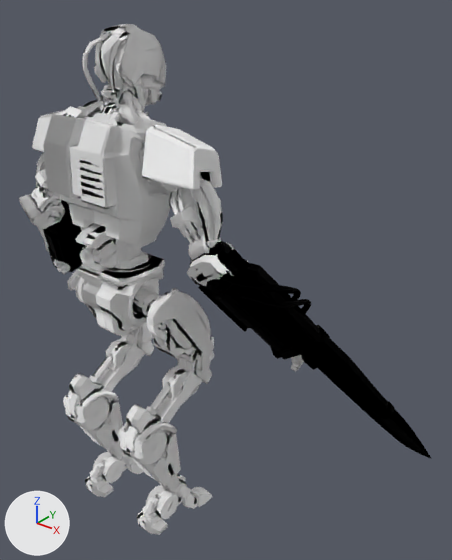
The glTF model models/brawler.glb, before and after one commit.
Both versions are drawn from a camera (50 mm lens) standing at (1.43, -1.53, 1.23) and looking at (-0.08, 0.37, 0.05). Every picture has the same lights, and +X, +Y and +Z are marked at lower left. The picture after the commit comes second. Where no turn or scale is listed for an object, it has been applied to the vertices. Vertices at exactly the same position are counted once.

Before the edit, the objects in view are built like this:
```python
ob_arm_left = bpy.data.objects.new('arm_left', me_arm_left)
ob_arm_left.location = (0.0, 0.0, 0.0)
ob_arm_right = bpy.data.objects.new('arm_right', me_arm_right)
ob_arm_right.location = (0.0, 0.0, 0.0)
ob_blade_left = bpy.data.objects.new('blade_left', me_blade_left)
ob_blade_left.location = (-1.084, 0.362, -0.155)
ob_collar_right = bpy.data.objects.new('collar_right', me_collar_right)
ob_collar_right.location = (0.0, 0.0, 0.0)
ob_head = bpy.data.objects.new('head', me_head)
ob_head.location = (0.0, 0.0, 0.0)
ob_head_destroyed = bpy.data.objects.new('head_destroyed', me_head_destroyed)
ob_head_destroyed.location = (0.0, 0.0, 0.0)
ob_leg_left = bpy.data.objects.new('leg_left', me_leg_left)
ob_leg_left.location = (0.0, 0.0, 0.0)
ob_leg_right = bpy.data.objects.new('leg_right', me_leg_right)
ob_leg_right.location = (0.0, 0.0, 0.0)
ob_torso = bpy.data.objects.new('torso', me_torso)
ob_torso.location = (0.0, 0.0, 0.0)
# also in view: 'blade_right' at (0.48, 0.19, -0.04)
```
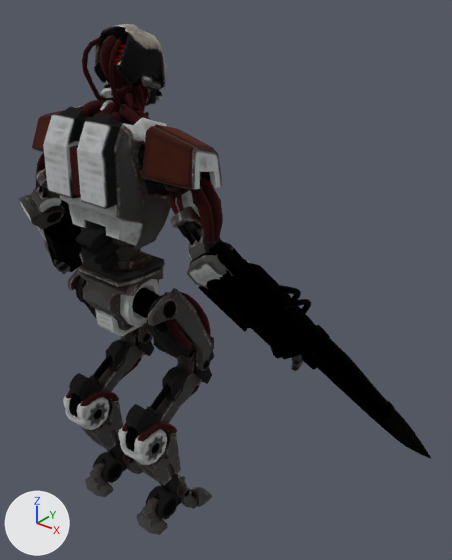
What changed in the scene script:
```text
Add img_materials_m_conscript:
    img_materials_m_conscript = load_image('materials/m_conscript', '_unpacked/materials_m_conscript', 2048, 2048, 'sRGB')
Change mat_m_conscript_materials_m_conscript:
    where n0 = _N.new('ShaderNodeBsdfPrincipled'); n0.name = 'Principled BSDF'
    remove n0.inputs[0].default_value = (1.0, 1.0, 1.0, 1.0)  # 'Base Color', white #ffffff
    remove n2 = _N.new('ShaderNodeNormalMap'); n2.name = 'Normal Map'
    remove n2.uv_map = 'UVMap'
    where n3 = _N.new('ShaderNodeTexImage'); n3.name = 'Image Texture'
    n3.image: img_0xf1da1c9a381661eb -> img_materials_m_conscript
    add n4 = _N.new('ShaderNodeUVMap'); n4.name = 'UV Map'
    add n4.uv_map = 'UVMap.001'
    remove _L.new(n2.outputs[0], n0.inputs[5])  # 'Normal' to 'Normal'
    remove _L.new(n3.outputs[0], n2.inputs[1])  # 'Color' to 'Color'
    add _L.new(n3.outputs[0], n0.inputs[0])  # 'Color' to 'Base Color'
    add _L.new(n4.outputs[0], n3.inputs[0])  # 'UV' to 'Vector'
Change me_torso:
    where me_torso.from_pydata(...)  # 1457 vertices, 2656 faces; spans x -0.489..-0.068, y -0.229..0.192, z -0.063..0.838
    used by ob_torso; location = (0.0, 0.0, 0.0)
    me_torso part 1: texture (UV) coordinates changed
Change me_leg_left:
    where me_leg_left.from_pydata(...)  # 1457 vertices, 2690 faces; spans x -0.566..-0.305, y -0.235..0.258, z -0.972..0.151
    used by ob_leg_left; location = (0.0, 0.0, 0.0)
    me_leg_left part 2: texture (UV) coordinates changed
Change me_arm_right:
    where me_arm_right.from_pydata(...)  # 995 vertices, 1771 faces; spans x -0.139..0.439, y -0.137..0.278, z -0.108..0.785
    used by ob_arm_right; location = (0.0, 0.0, 0.0)
    me_arm_right part 3: texture (UV) coordinates changed
Change me_arm_left:
    where me_arm_left.from_pydata(...)  # 1009 vertices, 1800 faces; spans x -0.996..-0.419, y -0.137..0.278, z -0.108..0.785
    used by ob_arm_left; location = (0.0, 0.0, 0.0)
    me_arm_left part 4: texture (UV) coordinates changed
Change me_leg_right:
    where me_leg_right.from_pydata(...)  # 1453 vertices, 2682 faces; spans x -0.253..0.008, y -0.235..0.258, z -0.972..0.151
    used by ob_leg_right; location = (0.0, 0.0, 0.0)
    me_leg_right part 5: texture (UV) coordinates changed
```

Location of each change, [x1, y1, x2, y2] in pixels of the pictures (452 x 560 px):
'torso', surface changed (darker)
    both: [43, 100, 171, 336]
'leg_right', surface changed (grey to black)
    both: [118, 287, 214, 535]
'arm_right', surface changed (darker)
    both: [142, 124, 304, 372]
'leg_left', surface changed (grey to black)
    both: [63, 267, 154, 497]
'head', surface changed (darker)
    both: [82, 24, 166, 124]
'arm_left', surface changed (grey to black)
    both: [19, 110, 84, 274]
'head_destroyed', surface changed
    both: [100, 89, 150, 125]
'collar_right', surface changed
    both: [139, 147, 145, 162]
